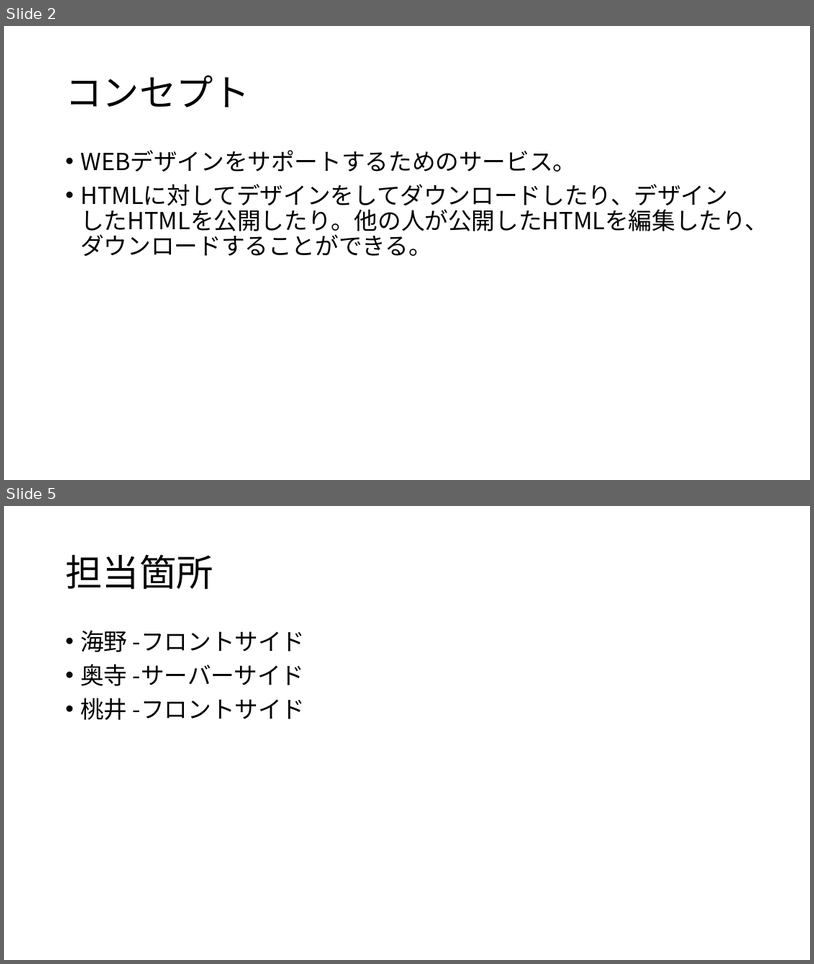
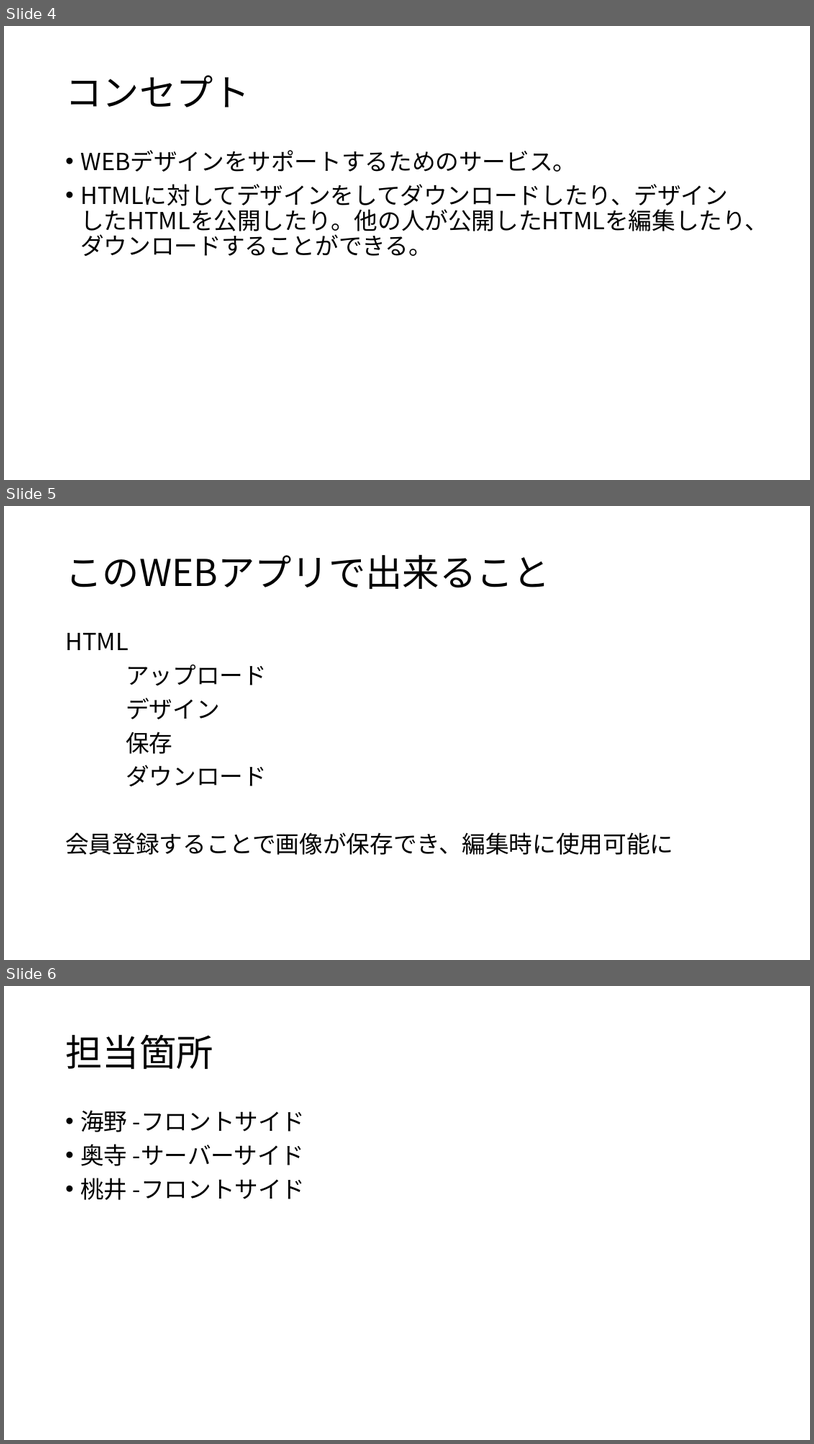
Before and after one commit to ColorSchemeSystem/CSS, a slide deck: CSS_プレゼン資料.pptx. Shown one above the other, each under a label of ours: slides 2 and 5 before the commit, slides 4, 5 and 6 after it; the slides between them are not shown. The pictures are 814x964 and 814x1444 pixels, drawn with LibreOffice and Linux fonts; fonts in the diff are those of the drawing. Boxes give left, top, right and bottom in pixels: in the first picture for what was removed or moved away, otherwise in the second. Text is boxed around its words. In the diff, an @@ line names an element or a change of style, - is before the commit and + after.

```diff
--- a/CSS_プレゼン資料.pptx
+++ b/CSS_プレゼン資料.pptx
@@ slide 5 added at (4, 506, 810, 960), background #FFFFFF @@
@@ title added at (65, 555, 550, 589), 44 pt, text #000000 @@
+このWEBアプリで出来ること
@@ text added at (65, 633, 674, 854), 28 pt, text #000000 @@
+HTML
+アップロード
+デザイン
+保存
+ダウンロード
+会員登録することで画像が保存でき、編集時に使用可能に
@@ what was slide 2 is now slide 4 @@
@@ what was slide 5 is now slide 6 @@
```
Also in this commit, not shown: 1 slide changed, 2 other slides added.
